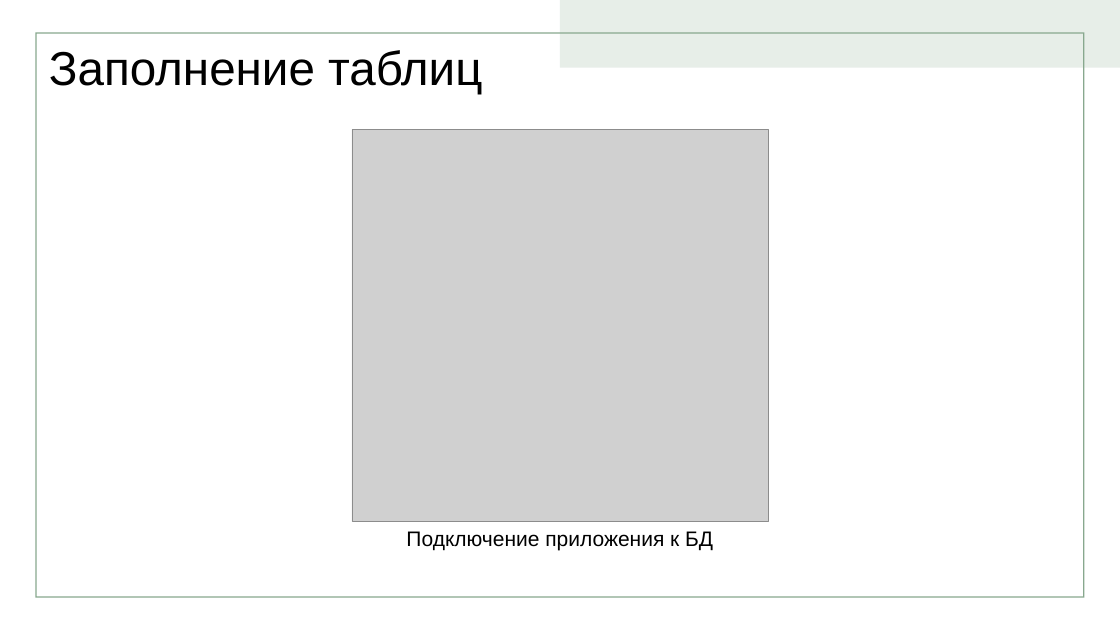
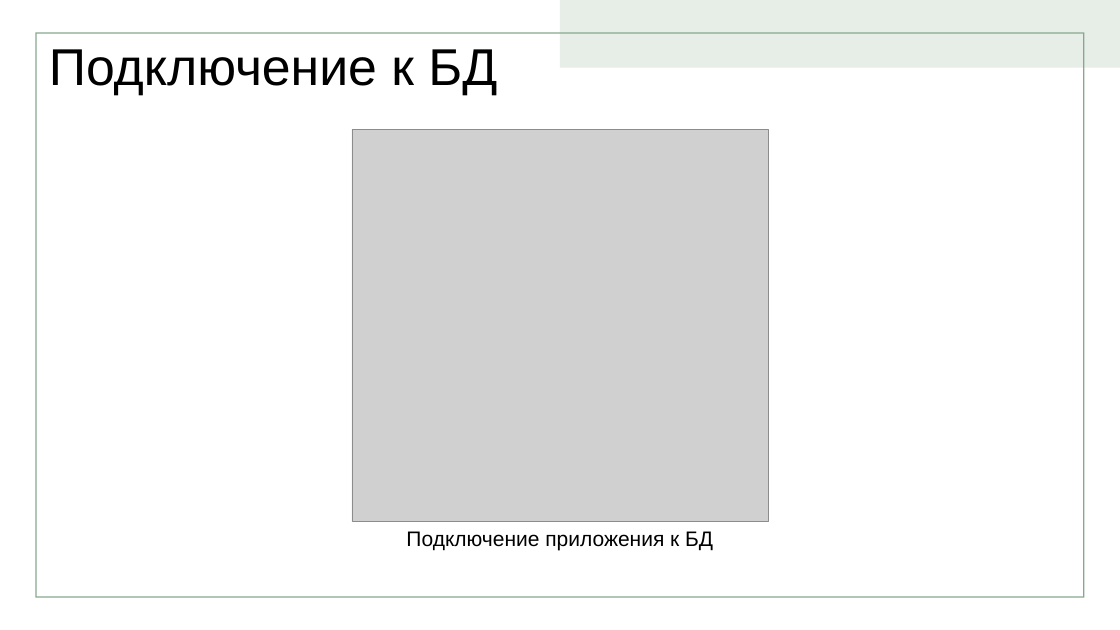
Before and after one commit to dxprxsd/practicalEducationalTrainingMobile, a slide deck: slide 4 of docs/Защита Декстопа КузьминИВ.pptx. Drawn at 1120x630 pixels with LibreOffice and Linux fonts; fonts in the diff are those of the drawing; grey boxes stand for pictures. Boxes give left, top, right and bottom in pixels: in the first picture for what was removed or moved away, otherwise in the second. Text is boxed around its words. In the diff, an @@ line names an element or a change of style, - is before the commit and + after.

```diff
--- a/docs/Защита Декстопа КузьминИВ.pptx
+++ b/docs/Защита Декстопа КузьминИВ.pptx
@@ text at [49, 49, 497, 95]: text changed; size 40.8 to 44.4 pt @@
-Заполнение таблиц
+Подключение к БД
```
Also in this commit, not shown: 14 other files.
